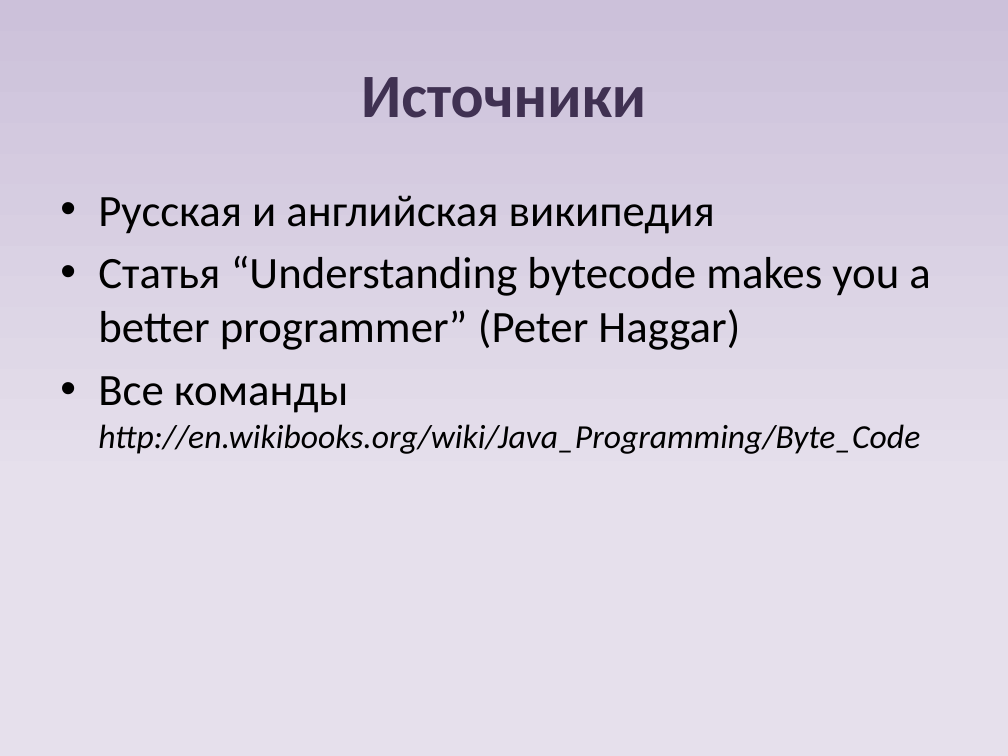
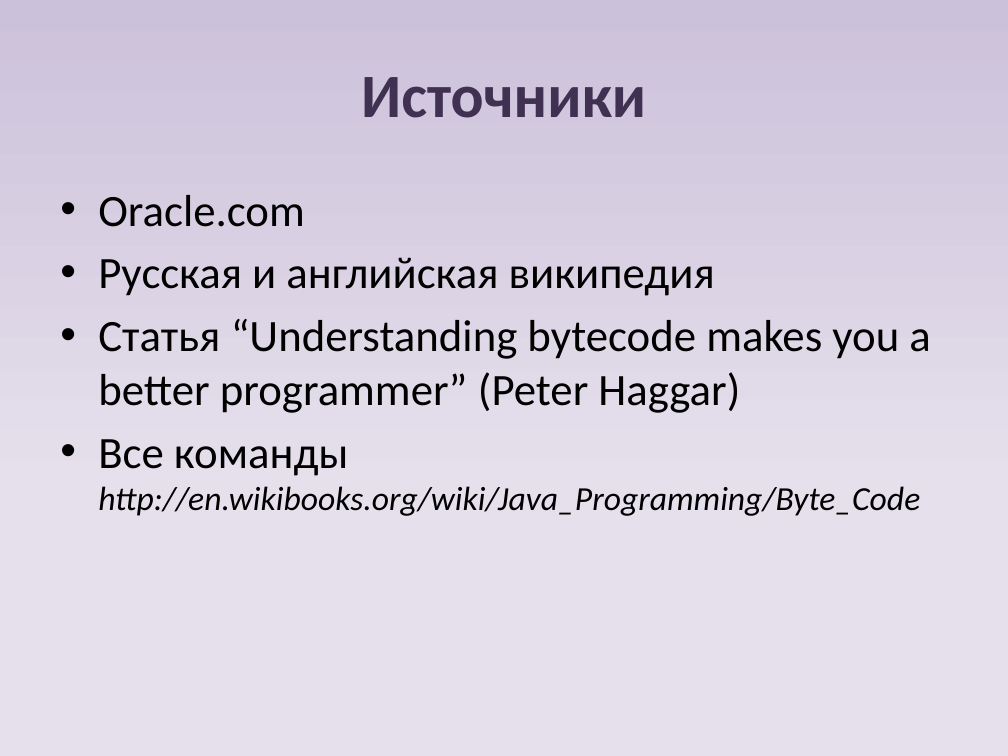
Before and after one commit to PavelRusinov/works, a slide deck: slide 13 of 1)JAVA BYTECODE.pptx. Drawn at 1008x756 pixels with LibreOffice and Linux fonts; fonts in the diff are those of the drawing. Boxes give left, top, right and bottom in pixels: in the first picture for what was removed or moved away, otherwise in the second. Text is boxed around its words. In the diff, an @@ line names an element or a change of style, - is before the commit and + after.

```diff
--- a/1)JAVA BYTECODE.pptx
+++ b/1)JAVA BYTECODE.pptx
@@ text at [98,195,305,227]: paragraph added @@
+• Oracle.com
```
Also in this commit, not shown: 1 other file.
